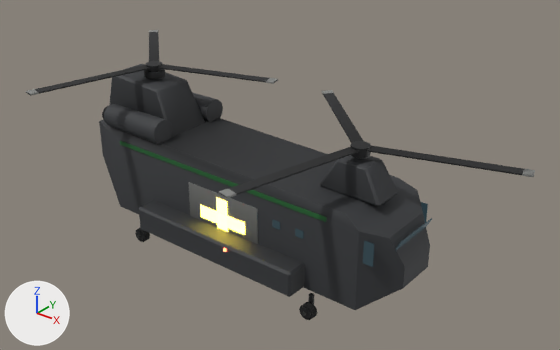
Before and after pictures for a commit that changed the glTF model models/u_medevac.glb.
Both versions are drawn from a 50 mm camera at (2.06, -2.39, 1.63) aimed at (0.14, 0.01, 0.14). The lights are fixed; the arrows at lower left show +X, +Y and +Z. The older version comes first. Where no turn or scale is listed for an object, it has been applied to the vertices. Vertices at exactly the same position are counted once.

Objects in the first picture: 'Medevac_Details', 'Medevac_Walls', 'Medevac_rotor' and 1 more.
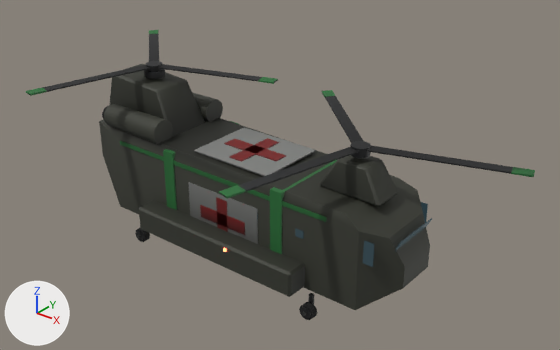
The change, as a diff of the scene's bpy script:
```diff
--- a/models/u_medevac.glb.py
+++ b/models/u_medevac.glb.py
@@ mat_medred @@
+mat_medred = bpy.data.materials.new('MedRed')
+# nodes: BsdfPrincipled, Mix, OutputMaterial, VertexColor
+# colours: red #ad2727, mixed with the vertex colours
@@ me_medevac_details @@
-me_medevac_details.from_pydata(...)  # 606 vertices, 1024 faces; spans x -1.09..0.83, y -0.61..0.44, z -0.32..0.5
+me_medevac_details.from_pydata(...)  # 646 vertices, 1084 faces; spans x -1.09..0.83, y -0.61..0.44, z -0.32..0.5
+# me_medevac_details part 1: a new loose piece, a box spanning x -0.21..0.21, y -0.17..0.17, z 0.219..0.225, in mat_white
+# me_medevac_details part 2: a new loose piece, a box spanning x -0.15..0.15, y -0.035..0.035, z 0.2195..0.2285, in mat_medred
+# me_medevac_details part 3: a new loose piece, a box spanning x -0.035..0.035, y -0.13..0.13, z 0.2195..0.2285, in mat_medred
+# me_medevac_details part 4: a new loose piece, a box spanning x 0.27..0.33, y -0.226..0.226, z -0.225..0.205, in mat_teamcolor
+# me_medevac_details part 5: a new loose piece, a box spanning x -0.35..-0.29, y -0.226..0.226, z -0.225..0.205, in mat_teamcolor
+# me_medevac_details part 6: 4 vertices moved from x -0.07..-0.06, y 0.15..0.2, z 0.49 to x -0.11..-0.09, y 0.14..0.19, z 0.49
+# me_medevac_details part 7: 4 vertices moved from x -0.77..-0.72, y -0.57..-0.56, z 0.49 to x -0.77..-0.72, y -0.54..-0.53, z 0.49
+# me_medevac_details part 8: 102 kept faces spanning x -0.48..0.52, y -0.28..0.28, z -0.32..0.09 get new vertex colours; the middle colour goes from grey #a1a1a1 to grey #8d8d8d
+# me_medevac_details part 9: 36 faces spanning x -1.09..-0.02, y -0.61..0.44, z 0.49 switch from mat_white to mat_teamcolor
+# me_medevac_details part 10: 48 faces spanning x -0.13..0.13, y -0.23..0.23, z -0.13..0.07 switch from mat_teamcolor_glow to mat_medred
+# other edits to the shape of me_medevac_details do not show in these pictures
 me_medevac_details.materials.append(mat_glass)
@@ me_medevac_rotor @@
 me_medevac_rotor.from_pydata(...)  # 72 vertices, 116 faces; spans x -0.502..0.638, y -0.649..0.467, z -0.02..0.02
+# me_medevac_rotor part 11
+for i in [*range(48, 52)]: me_medevac_rotor.vertices[i].co += Vector((-0.038, -0.012, 0.0))
+# me_medevac_rotor part 12
+for i in [*range(56, 60)]: me_medevac_rotor.vertices[i].co += Vector((0.029, -0.027, 0.0))
+# me_medevac_rotor part 13
+for i in [*range(64, 68)]: me_medevac_rotor.vertices[i].co += Vector((0.009, 0.039, 0.0))
 me_medevac_rotor.materials.append(mat_steel)
```

Boxes [x1, y1, x2, y2] around the edits, measured in the pictures (560 x 350 px; the box of a moved part takes in the faces that stretch with it):
part 1 of me_medevac_details, added: after [194, 127, 316, 176]
part 2 of me_medevac_details, added: after [224, 139, 286, 161]
part 3 of me_medevac_details, added: after [229, 138, 279, 162]
part 4 of me_medevac_details, added: after [270, 160, 337, 254]
part 5 of me_medevac_details, added: after [163, 121, 238, 210]
part 6 of me_medevac_details, moved or reshaped: before [266, 78, 277, 84]; after [258, 77, 277, 84]
part 7 of me_medevac_details, moved or reshaped: before [26, 89, 39, 96]; after [26, 88, 47, 96]
part 8 of me_medevac_details, recoloured: before [201, 192, 280, 230]; after [189, 182, 305, 304]
part 9 of me_medevac_details, recoloured: [26, 30, 278, 96] in both
part 10 of me_medevac_details, recoloured (darker): [200, 197, 245, 235] in both
part 11 of me_medevac_rotor, moved or reshaped: before [522, 169, 535, 177]; after [511, 167, 535, 177]
part 12 of me_medevac_rotor, moved or reshaped: before [321, 90, 334, 94]; after [321, 90, 335, 97]
part 13 of me_medevac_rotor, moved or reshaped: before [219, 188, 236, 198]; after [219, 185, 246, 198]
